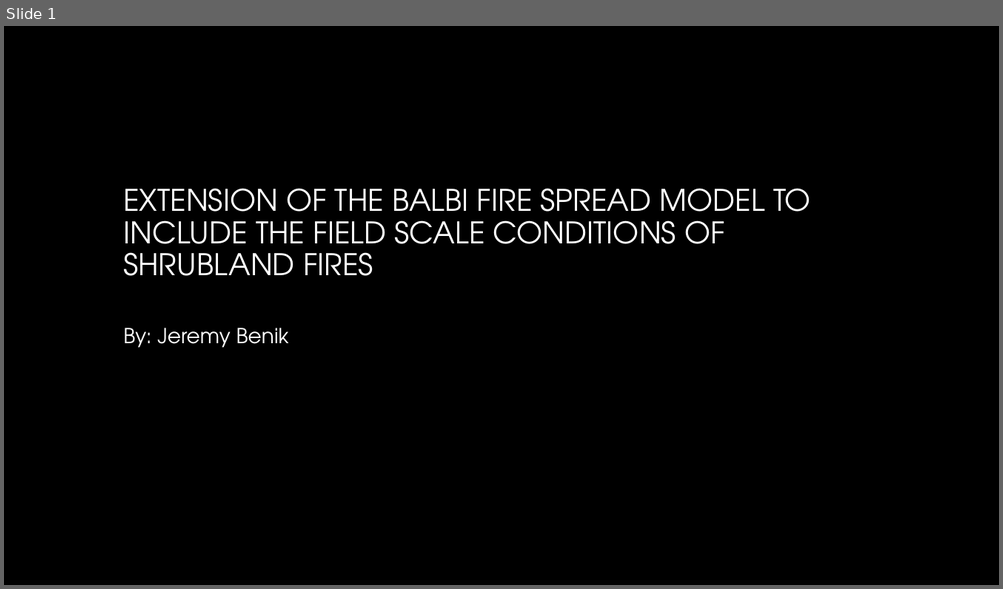
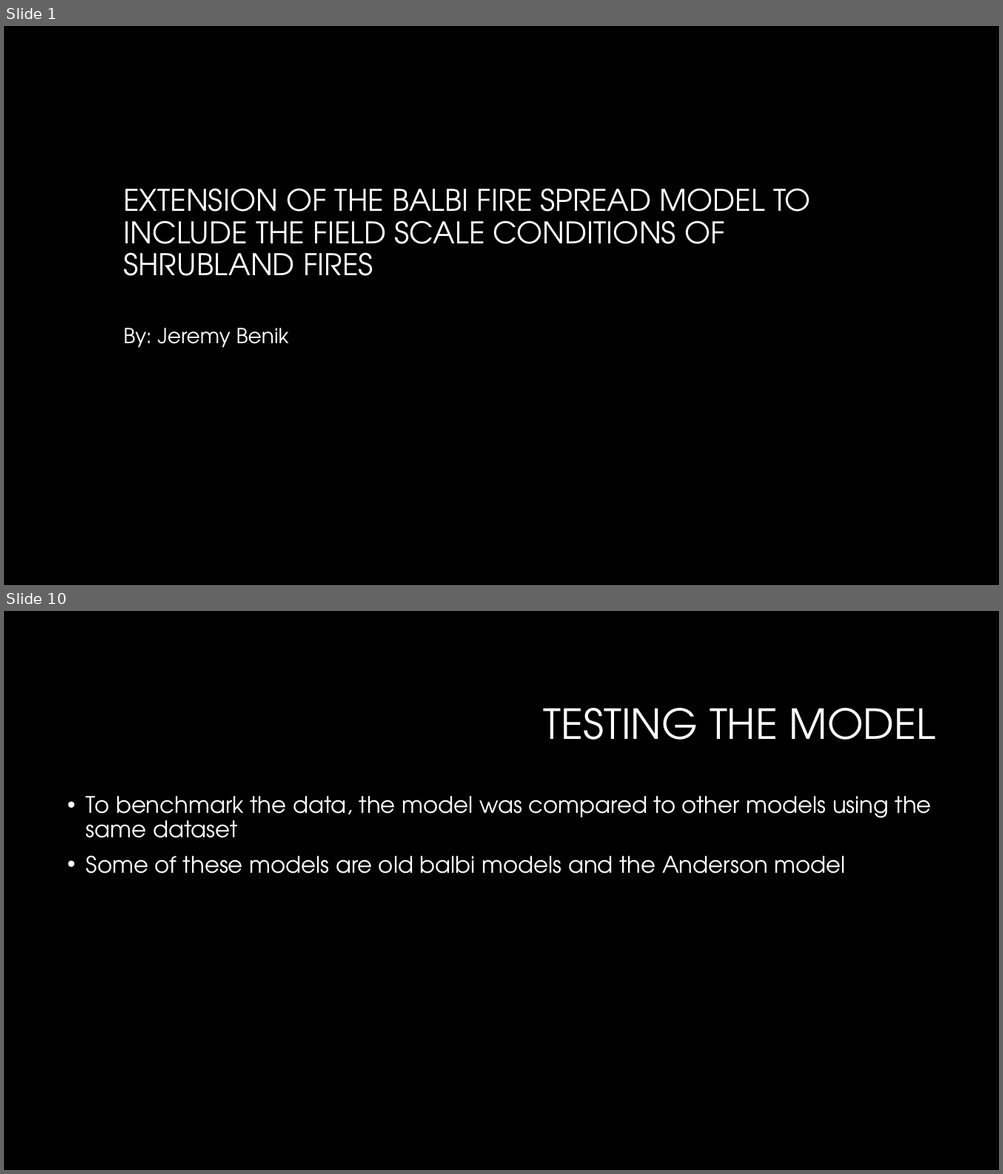
Before and after one commit to Jeremy-Benik/Meeting_Notes, a slide deck: Presentations/Balbi_2022_presentation.pptx. Shown one above the other, each under a label of ours: slide 1 before the commit, slides 1 and 10 after it; the slides between them are not shown. The pictures are 1003x589 and 1003x1174 pixels, drawn with LibreOffice and Linux fonts; fonts in the diff are those of the drawing; background and template pictures are left out. Boxes give left, top, right and bottom in pixels: in the first picture for what was removed or moved away, otherwise in the second. Text is boxed around its words. In the diff, an @@ line names an element or a change of style, - is before the commit and + after.

Commit message:
updating adjustment factors powerpoint and adding in balbi powerpoint

```diff
--- a/Presentations/Balbi_2022_presentation.pptx
+++ b/Presentations/Balbi_2022_presentation.pptx
@@ slide 10 added at <box>4,611,999,1170</box>, background #000000 @@
@@ title added at <box>543,708,935,740</box>, 40 pt, text #FFFFFF @@
+TESTING THE MODEL
@@ text added at <box>86,796,931,874</box>, 22 pt, text #FFFFFF @@
+• To benchmark the data, the model was compared to other models using the same dataset
+• Some of these models are old balbi models and the Anderson model
```
Also in this commit, not shown: 11 other slides added, 1 other file.
